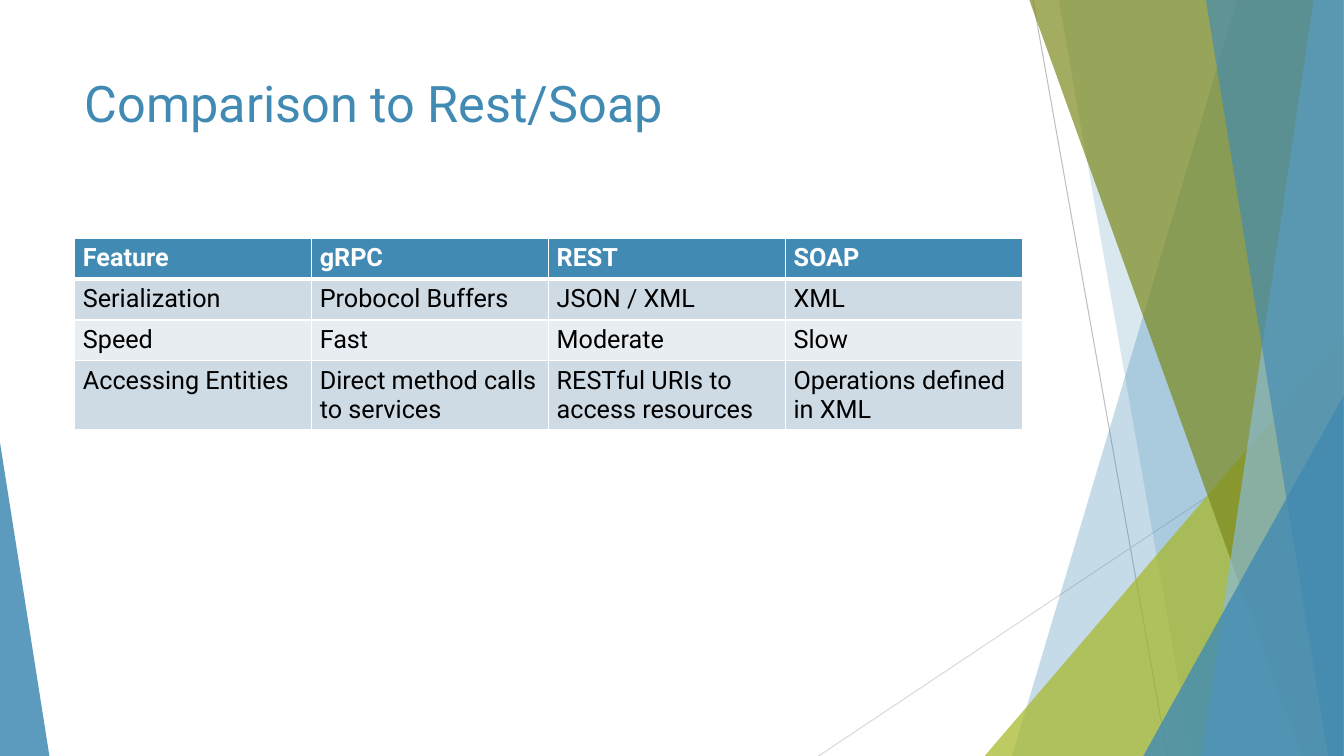
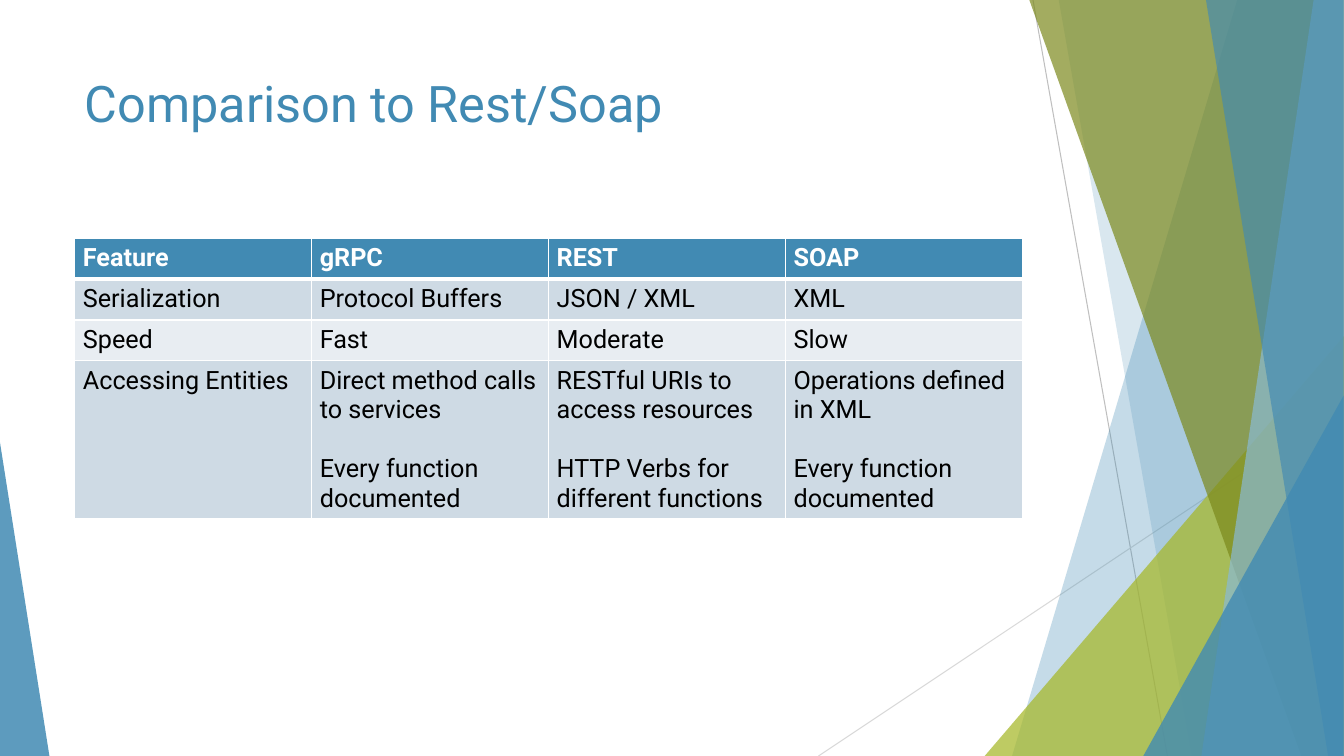
Before and after one commit to DanielSchmerber/grpc-example, a slide deck: slide 11 of grpc.pptx. Drawn at 1344x756 pixels with LibreOffice and Linux fonts; fonts in the diff are those of the drawing. Boxes give left, top, right and bottom in pixels: in the first picture for what was removed or moved away, otherwise in the second. Text is boxed around its words. In the diff, an @@ line names an element or a change of style, - is before the commit and + after.

```diff
--- a/grpc.pptx
+++ b/grpc.pptx
@@ table at <box>75,238,1022,522</box> @@
-row 2, column 2: Probocol Buffers
+row 2, column 2: Protocol Buffers
-row 4: Accessing Entities | Direct method calls to services | RESTful URIs to access resources | Operations defined in XML
+row 4: Accessing Entities | Direct method calls to services / Every function documented | RESTful URIs to access resources / HTTP Verbs for different functions | Operations defined in XML / Every function documented
```
